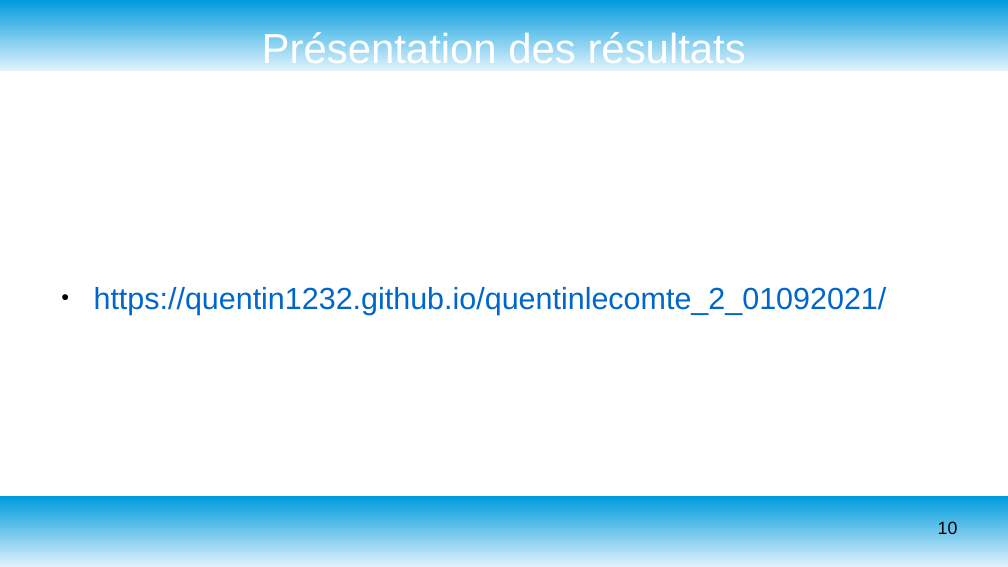
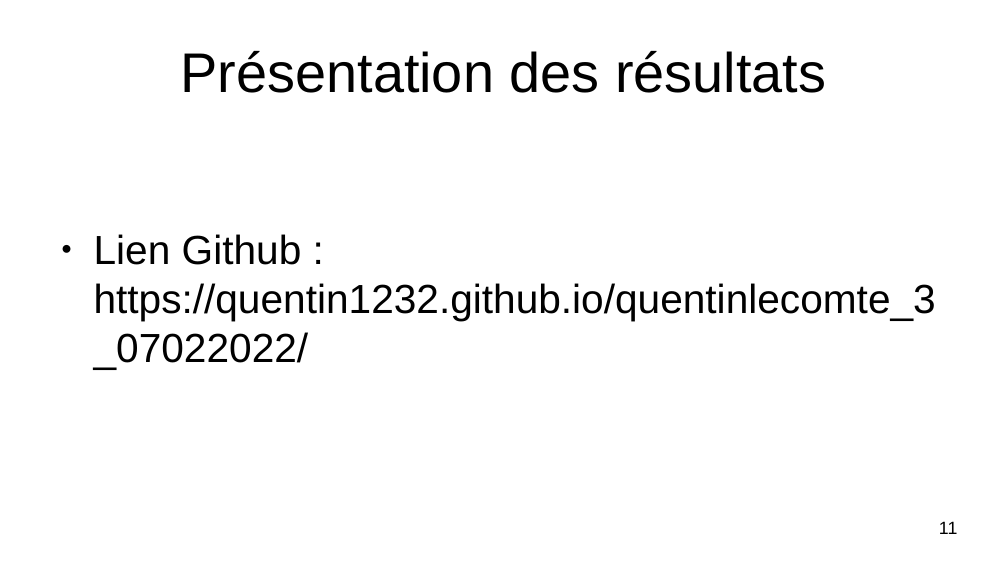
Before and after one commit to Quentin1232/quentinlecomte_3_07022022, a slide deck: slide 11 of Soutenance projet 3.odp (slide 10 before the commit). Drawn at 1008x567 pixels with LibreOffice and Linux fonts; fonts in the diff are those of the drawing. Boxes give left, top, right and bottom in pixels: in the first picture for what was removed or moved away, otherwise in the second. Text is boxed around its words. In the diff, an @@ line names an element or a change of style, - is before the commit and + after.

```diff
--- a/Soutenance projet 3.odp
+++ b/Soutenance projet 3.odp
@@ rectangle removed at bbox=[0, 0, 1008, 70] @@
@@ title "Présentation des résultats" at bbox=[181, 51, 826, 93]: size 33 to 44 pt, text colour #FFFFFF to #000000 @@
@@ text at bbox=[94, 234, 936, 369]: text changed; size 24 to 32 pt; text colour #0066CC to #000000 @@
-● https://quentin1232.github.io/quentinlecomte_2_01092021/
+● Lien Github : https://quentin1232.github.io/quentinlecomte_3_07022022/
@@ rectangle removed at bbox=[0, 497, 1008, 567] @@
@@ page number at bbox=[939, 521, 957, 534]: text changed @@
-10
+11
```
Also in this commit, not shown: 4 other slides changed, 7 slides added, 6 slides removed, 22 other files.
